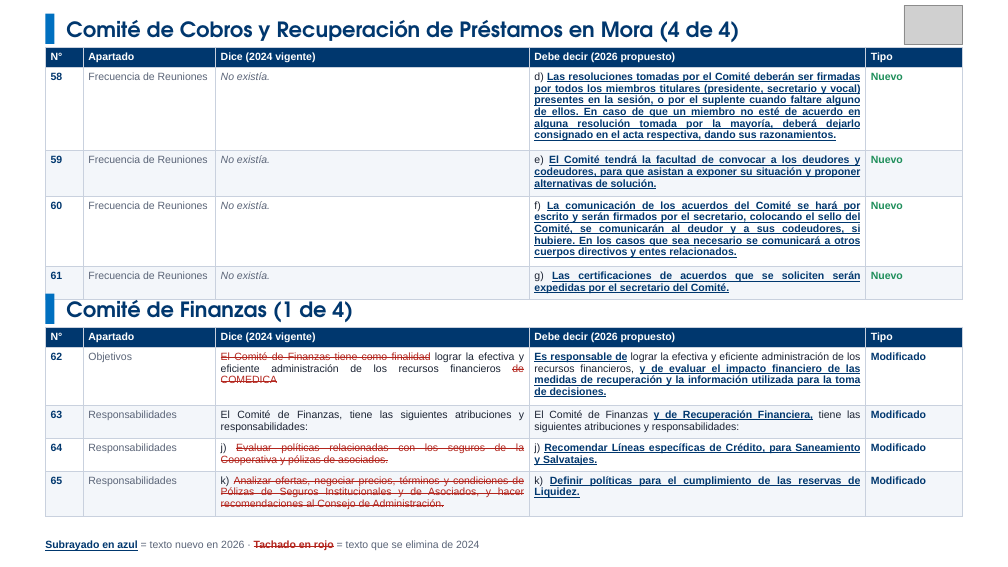
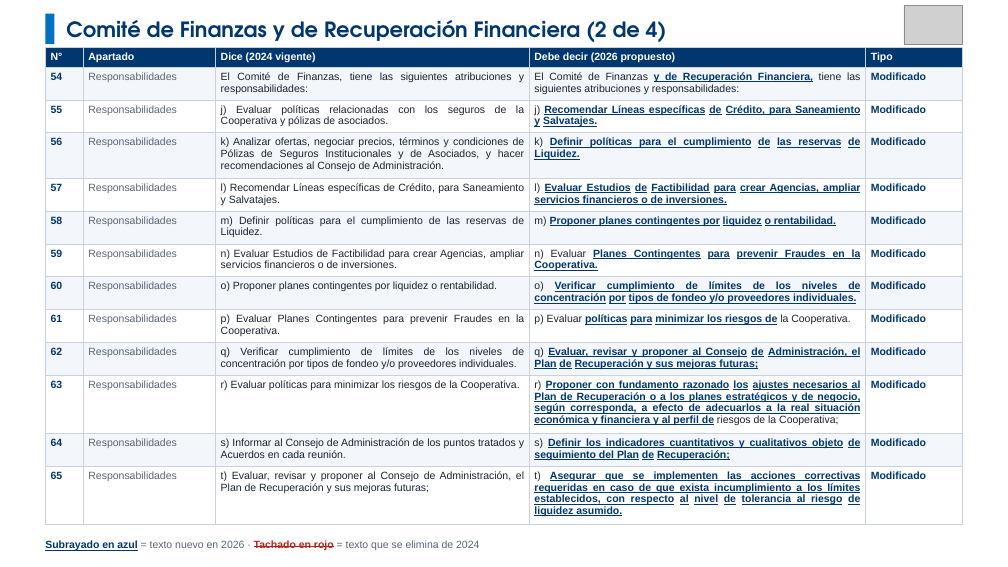
Before and after one commit to menjivar201280/riesgo, a slide deck: slide 26 of comparativo-comite-riesgos/Comparativo_Comite_Riesgos_V03_vs_V04.pptx. Drawn at 1008x567 pixels with LibreOffice and Linux fonts; fonts in the diff are those of the drawing; grey boxes stand for pictures. Boxes give left, top, right and bottom in pixels: in the first picture for what was removed or moved away, otherwise in the second. Text is boxed around its words. In the diff, an @@ line names an element or a change of style, - is before the commit and + after.

```diff
--- a/comparativo-comite-riesgos/Comparativo_Comite_Riesgos_V03_vs_V04.pptx
+++ b/comparativo-comite-riesgos/Comparativo_Comite_Riesgos_V03_vs_V04.pptx
@@ text at [66,20,667,42]: text changed @@
-Comité de Cobros y Recuperación de Préstamos en Mora (4 de 4)
+Comité de Finanzas y de Recuperación Financiera (2 de 4)
@@ table at [45,47,963,526] @@
-row 2: 62 | Objetivos | El Comité de Finanzas tiene como finalidad lograr la efectiva y eficiente administración de los recursos financieros de COMEDICA | Es responsable de lograr la efectiva y eficiente administración de los recursos financieros, y de evaluar el impacto financiero de las medidas de recuperación y la información utilizada para la toma de decisiones. | Modificado
-row 3: 63 | Responsabilidades | El Comité de Finanzas, tiene las siguientes atribuciones y responsabilidades: | El Comité de Finanzas y de Recuperación Financiera, tiene las siguientes atribuciones y responsabilidades: | Modificado
-row 4: 64 | Responsabilidades | j) Evaluar políticas relacionadas con los seguros de la Cooperativa y pólizas de asociados. | j) Recomendar Líneas específicas de Crédito, para Saneamiento y Salvatajes. | Modificado
-row 5: 65 | Responsabilidades | k) Analizar ofertas, negociar precios, términos y condiciones de Pólizas de Seguros Institucionales y de Asociados, y hacer recomendaciones al Consejo de Administración. | k) Definir políticas para el cumplimiento de las reservas de Liquidez. | Modificado
+row 2: 54 | Responsabilidades | El Comité de Finanzas, tiene las siguientes atribuciones y responsabilidades: | El Comité de Finanzas y de Recuperación Financiera, tiene las siguientes atribuciones y responsabilidades: | Modificado
+row 3: 55 | Responsabilidades | j) Evaluar políticas relacionadas con los seguros de la Cooperativa y pólizas de asociados. | j) Recomendar Líneas específicas de Crédito, para Saneamiento y Salvatajes. | Modificado
+row 4: 56 | Responsabilidades | k) Analizar ofertas, negociar precios, términos y condiciones de Pólizas de Seguros Institucionales y de Asociados, y hacer recomendaciones al Consejo de Administración. | k) Definir políticas para el cumplimiento de las reservas de Liquidez. | Modificado
+row 5: 57 | Responsabilidades | l) Recomendar Líneas específicas de Crédito, para Saneamiento y Salvatajes. | l) Evaluar Estudios de Factibilidad para crear Agencias, ampliar servicios financieros o de inversiones. | Modificado
+row 6: 58 | Responsabilidades | m) Definir políticas para el cumplimiento de las reservas de Liquidez. | m) Proponer planes contingentes por liquidez o rentabilidad. | Modificado
+row 7: 59 | Responsabilidades | n) Evaluar Estudios de Factibilidad para crear Agencias, ampliar servicios financieros o de inversiones. | n) Evaluar Planes Contingentes para prevenir Fraudes en la Cooperativa. | Modificado
+row 8: 60 | Responsabilidades | o) Proponer planes contingentes por liquidez o rentabilidad. | o) Verificar cumplimiento de límites de los niveles de concentración por tipos de fondeo y/o proveedores individuales. | Modificado
+row 9: 61 | Responsabilidades | p) Evaluar Planes Contingentes para prevenir Fraudes en la Cooperativa. | p) Evaluar políticas para minimizar los riesgos de la Cooperativa. | Modificado
+row 10: 62 | Responsabilidades | q) Verificar cumplimiento de límites de los niveles de concentración por tipos de fondeo y/o proveedores individuales. | q) Evaluar, revisar y proponer al Consejo de Administración, el Plan de Recuperación y sus mejoras futuras; | Modificado
+row 11: 63 | Responsabilidades | r) Evaluar políticas para minimizar los riesgos de la Cooperativa. | r) Proponer con fundamento razonado los ajustes necesarios al Plan de Recuperación o a los planes estratégicos y de negocio, según corresponda, a efecto de adecuarlos a la real situación económica y financiera y al perfil de riesgos de la Cooperativa; | Modificado
+row 12: 64 | Responsabilidades | s) Informar al Consejo de Administración de los puntos tratados y Acuerdos en cada reunión. | s) Definir los indicadores cuantitativos y cualitativos objeto de seguimiento del Plan de Recuperación; | Modificado
+row 13: 65 | Responsabilidades | t) Evaluar, revisar y proponer al Consejo de Administración, el Plan de Recuperación y sus mejoras futuras; | t) Asegurar que se implementen las acciones correctivas requeridas en caso de que exista incumplimiento a los límites establecidos, con respecto al nivel de tolerancia al riesgo de liquidez asumido. | Modificado
@@ table: place and size @@
-table at [45,327,963,513]
+table at [45,47,963,526]
@@ table removed at [45,47,963,298], 5 rows, 5 columns @@
-N° | Apartado | Dice (2024 vigente) | Debe decir (2026 propuesto) | Tipo
-58 | Frecuencia de Reuniones | No existía. | d) Las resoluciones tomadas por el Comité deberán ser firmadas por todos los miembros titulares (presidente, secretario y vocal) presentes en la sesión, o por el suplente cuando faltare alguno de ellos. En caso de que un miembro no esté de acuerdo en alguna resolución tomada por la mayoría, deberá dejarlo consignado en el acta respectiva, dando sus razonamientos. | Nuevo
-59 | Frecuencia de Reuniones | No existía. | e) El Comité tendrá la facultad de convocar a los deudores y codeudores, para que asistan a exponer su situación y proponer alternativas de solución. | Nuevo
-60 | Frecuencia de Reuniones | No existía. | f) La comunicación de los acuerdos del Comité se hará por escrito y serán firmados por el secretario, colocando el sello del Comité, se comunicarán al deudor y a sus codeudores, si hubiere. En los casos que sea necesario se comunicará a otros cuerpos directivos y entes relacionados. | Nuevo
-61 | Frecuencia de Reuniones | No existía. | g) Las certificaciones de acuerdos que se soliciten serán expedidas por el secretario del Comité. | Nuevo
@@ rectangle removed at [45,293,54,324] @@
@@ text removed at [66,294,354,322] @@
-Comité de Finanzas (1 de 4)
```
Also in this commit, not shown: 16 other slides changed, 1 slide added, 8 slides removed.
